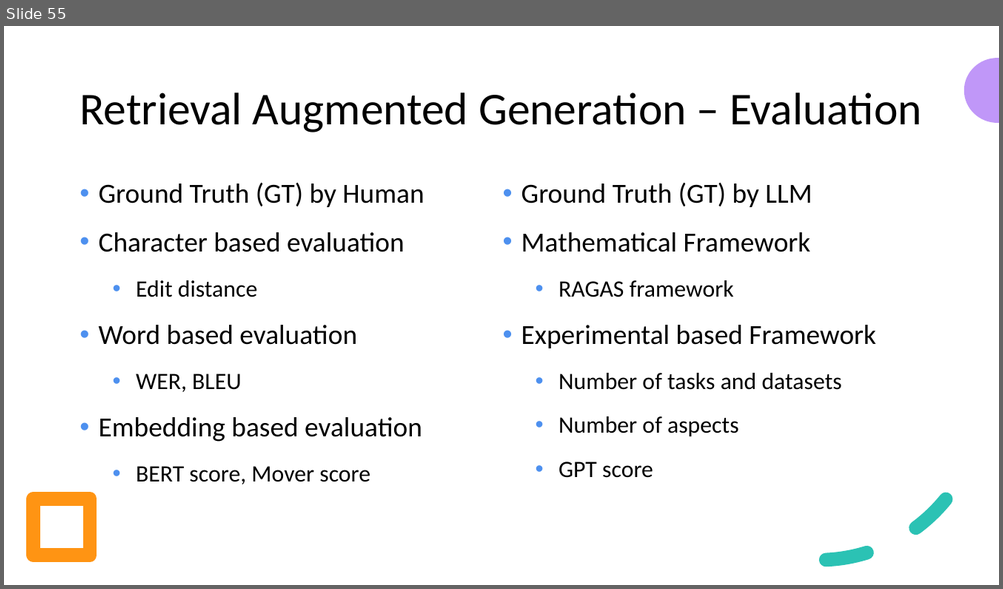
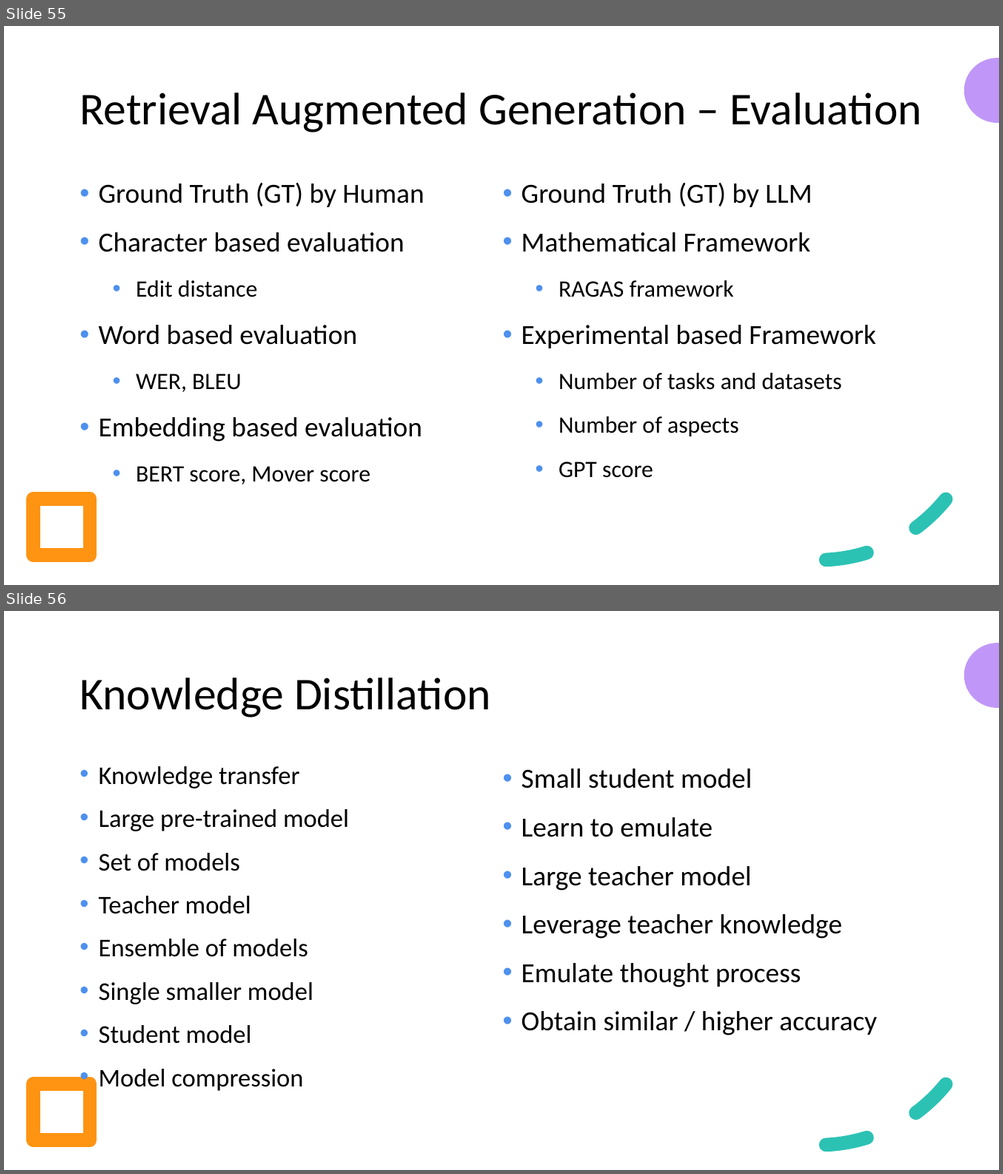
Before and after one commit to look4pritam/LargeLanguageModels, a slide deck: Presentations/IUAC-2024/Introduction_to_Large_Language_Models-From_Foundation_to_Real_World_Applications.pptx. Shown one above the other, each under a label of ours: slide 55 before the commit, slides 55 and 56 after it. The pictures are 1003x589 and 1003x1174 pixels, drawn with LibreOffice and Linux fonts; fonts in the diff are those of the drawing. Boxes give left, top, right and bottom in pixels: in the first picture for what was removed or moved away, otherwise in the second. Text is boxed around its words. In the diff, an @@ line names an element or a change of style, - is before the commit and + after.

```diff
--- a/Presentations/IUAC-2024/Introduction_to_Large_Language_Models-From_Foundation_to_Real_World_Applications.pptx
+++ b/Presentations/IUAC-2024/Introduction_to_Large_Language_Models-From_Foundation_to_Real_World_Applications.pptx
@@ slide 56 added at box(4, 611, 999, 1170), background #FFFFFF; not listed: 3 template elements that a slide beside it also shows @@
@@ title added at box(79, 678, 491, 718), 33 pt, text #000000 @@
+Knowledge Distillation
@@ text added at box(99, 766, 349, 1091), 18.5 pt, text #000000 @@
+  • Knowledge transfer
+  • Large pre-trained model
+  • Set of models
+  • Teacher model
+  • Ensemble of models
+  • Single smaller model
+  • Student model
+  • Model compression
@@ text added at box(521, 769, 876, 1036), 20 pt, text #000000 @@
+  • Small student model
+  • Learn to emulate
+  • Large teacher model
+  • Leverage teacher knowledge
+  • Emulate thought process
+  • Obtain similar / higher accuracy
```
